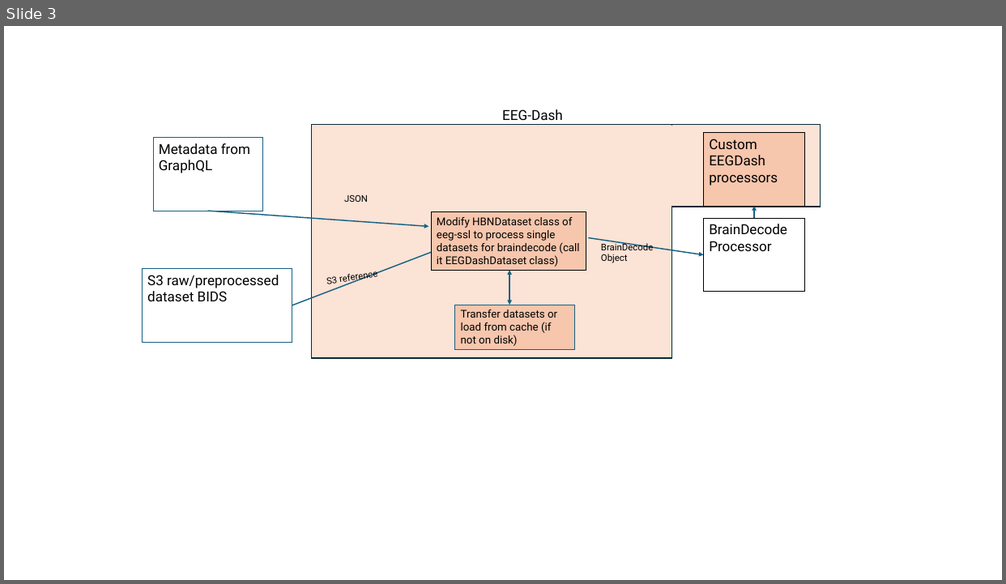
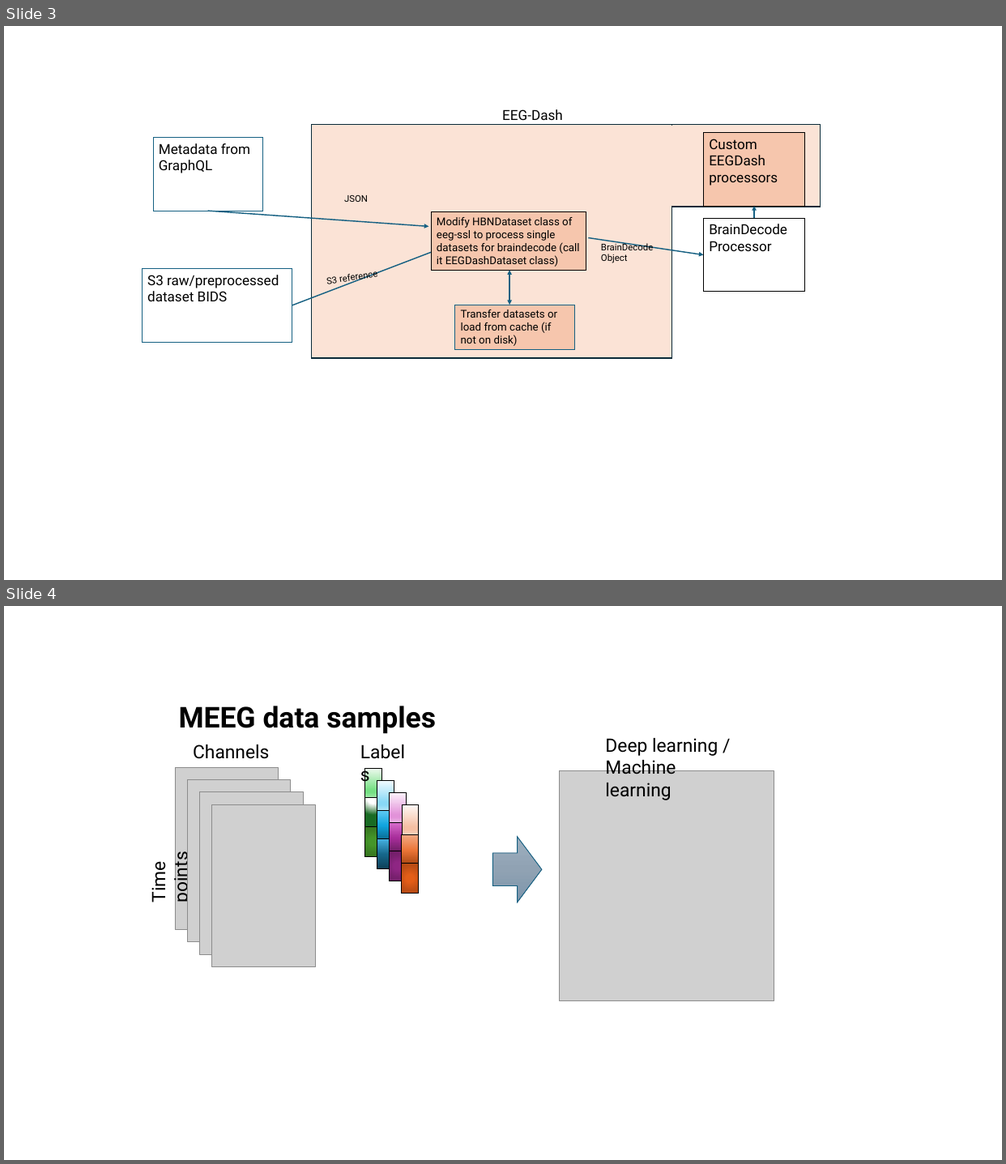
Before and after one commit to sccn/EEGDash, a slide deck: documents/architecture2.pptx. Shown one above the other, each under a label of ours: slide 3 before the commit, slides 3 and 4 after it. The pictures are 1006x584 and 1006x1164 pixels, drawn with LibreOffice and Linux fonts; fonts in the diff are those of the drawing; grey boxes stand for pictures. Boxes give left, top, right and bottom in pixels: in the first picture for what was removed or moved away, otherwise in the second. Text is boxed around its words. In the diff, an @@ line names an element or a change of style, - is before the commit and + after.

```diff
--- a/documents/architecture2.pptx
+++ b/documents/architecture2.pptx
@@ slide 4 added at box(4, 606, 1002, 1160), background #FFFFFF @@
@@ text added at box(179, 706, 436, 734), 37.3 pt, text #000000, bold @@
+MEEG data samples
@@ text added at box(193, 745, 269, 759), 24 pt, text #000000 @@
+Channels
@@ text added at box(355, 738, 420, 766), 24 pt, text #000000 @@
+Labels
@@ text added at box(605, 738, 718, 800), 24 pt, text #000000 @@
+Deep learning /
+Machine learning
@@ picture added at box(175, 768, 278, 930) @@
@@ rectangle added at box(365, 768, 382, 798), fill gradient #F0FBF1 to #75DF83 to #A3EAAD, outline #000000 1 pt @@
@@ picture added at box(559, 770, 774, 1000) @@
@@ picture added at box(187, 780, 291, 942) @@
@@ picture added at box(199, 792, 303, 954) @@
@@ rectangle added at box(364, 798, 381, 828), fill gradient #FFFFFF to #196B24, outline #000000 1 pt @@
@@ rectangle added at box(377, 781, 394, 811), fill gradient #F2FBFE to #88D8F7 to #B0E5F9, outline #000000 1 pt @@
@@ rectangle added at box(390, 793, 407, 823), fill gradient #FCF3FB to #E292D9 to #EBB6E6, outline #000000 1 pt @@
@@ picture added at box(212, 804, 315, 966) @@
@@ rectangle added at box(377, 811, 394, 841), fill gradient #0A6A8F to #10A4DD to #61CBF4, outline #000000 1 pt @@
@@ rectangle added at box(390, 823, 407, 853), fill gradient #6B1D62 to #A72D9A to #D86ECC, outline #000000 1 pt @@
@@ rectangle added at box(402, 805, 419, 835), fill gradient #FEF8F5 to #F5BFA3 to #F8D4C2, outline #000000 1 pt @@
@@ rectangle added at box(364, 826, 381, 856), fill gradient #459529 to #3B7D23 to #377520, outline #000000 1 pt @@
@@ rectangle added at box(377, 838, 394, 868), fill gradient #0E4057 to #16678B to #46B1E1, outline #000000 1 pt @@
@@ rectangle added at box(402, 835, 419, 865), fill gradient #AB4712 to #EA7538 to #F2AA84, outline #000000 1 pt @@
@@ right arrow added at box(493, 837, 542, 902), fill gradient #9EAFBF to #91A3B4 to #7C95AB, outline #156082 1 pt @@
@@ text added at box(146, 856, 193, 902), 24 pt, text #000000 @@
+Time points
@@ rectangle added at box(390, 851, 407, 881), fill gradient #8E2683 to #78206E to #701E67, outline #000000 1 pt @@
@@ rectangle added at box(402, 864, 419, 894), fill gradient #E35E18 to #C04F15 to #B34A13, outline #000000 1 pt @@
```
Also in this commit, not shown: 1 slide changed, 1 other slide added, 1 other file.
